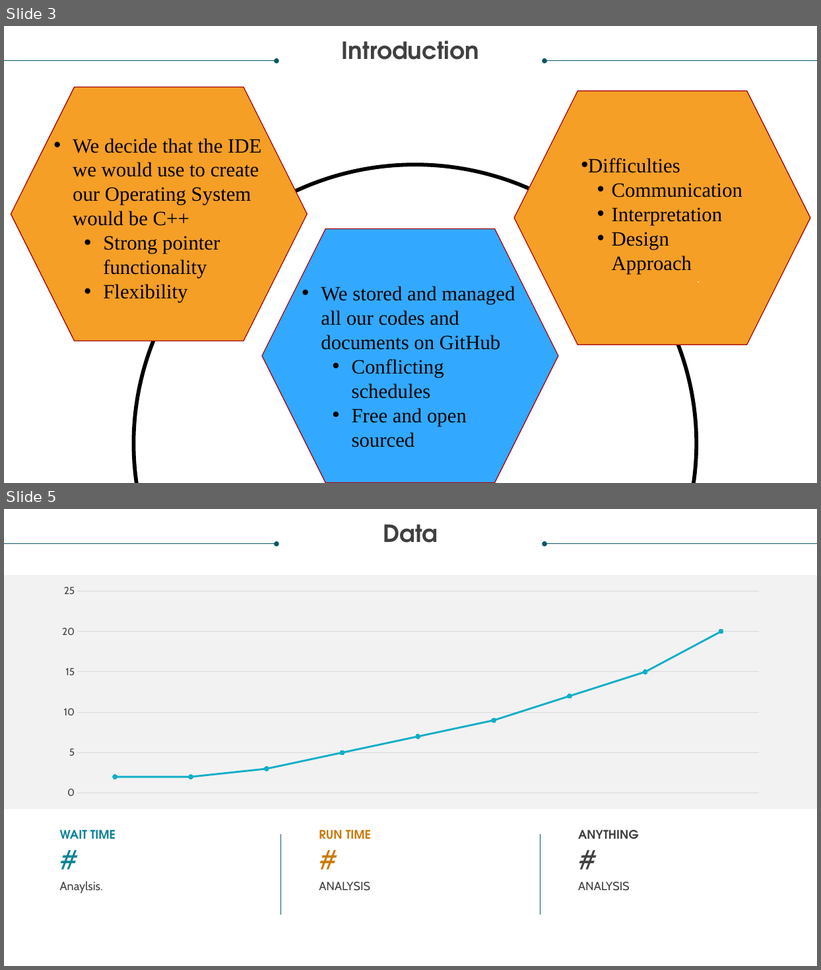
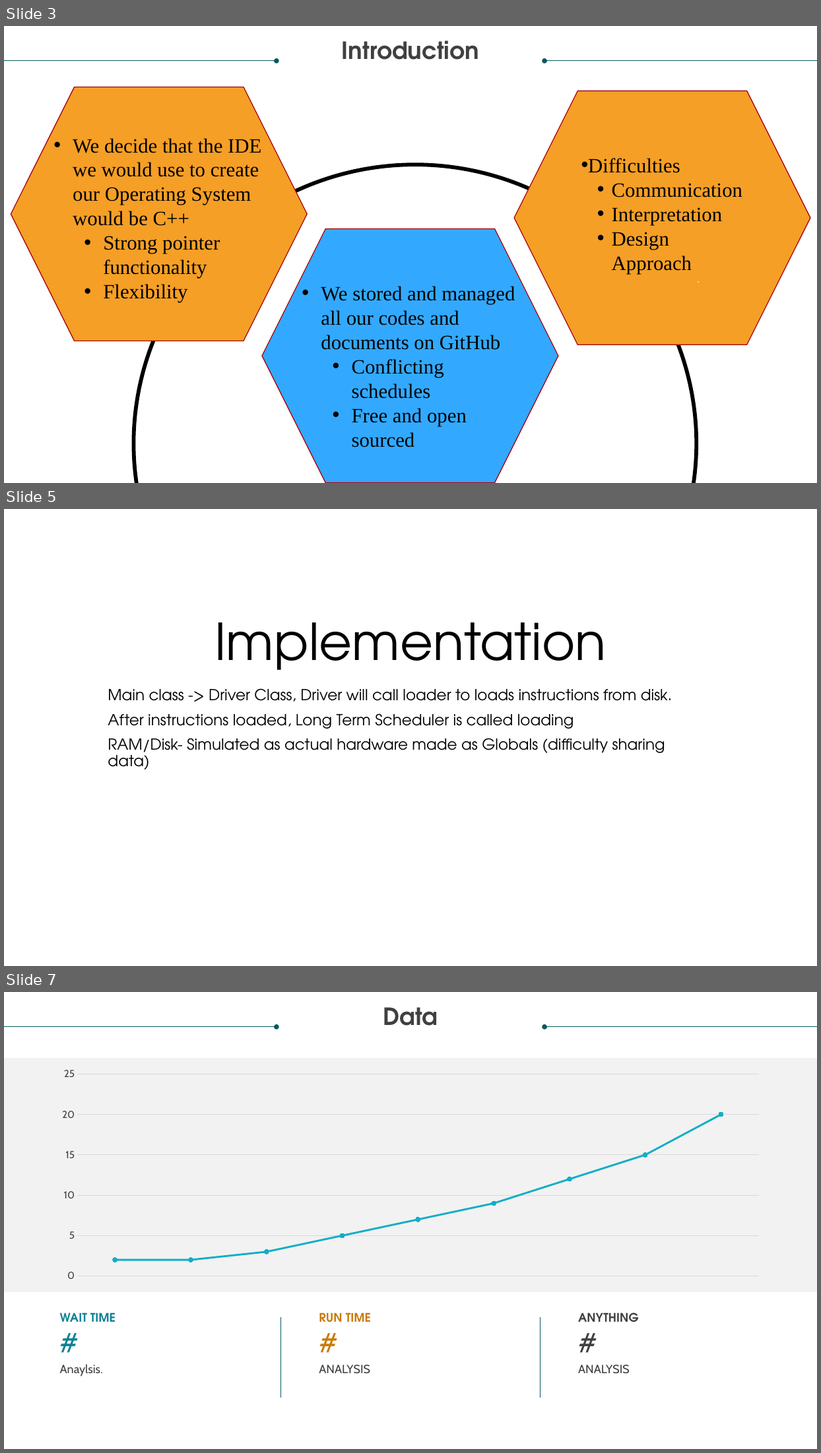
Before and after one commit to Rickyv30/CS-3502-Project, a slide deck: DoorsOS.pptx. Shown one above the other, each under a label of ours: slides 3 and 5 before the commit, slides 3, 5 and 7 after it; the slides between them are not shown. The pictures are 821x970 and 821x1453 pixels, drawn with LibreOffice and Linux fonts; fonts in the diff are those of the drawing. Boxes give left, top, right and bottom in pixels: in the first picture for what was removed or moved away, otherwise in the second. Text is boxed around its words. In the diff, an @@ line names an element or a change of style, - is before the commit and + after.

```diff
--- a/DoorsOS.pptx
+++ b/DoorsOS.pptx
@@ slide 5 added at (4,509,817,966), background #FFFFFF @@
@@ title added at (215,623,607,670), 60 pt, text #000000 @@
+Implementation
@@ subtitle added at (108,689,672,770), 18 pt, text #000000 @@
+Main class -> Driver Class, Driver will call loader to loads instructions from disk.
+After instructions loaded, Long Term Scheduler is called loading
+RAM/Disk- Simulated as actual hardware made as Globals (difficulty sharing data)
@@ what was slide 5 is now slide 7 @@
```
Also in this commit, not shown: 1 slide changed, 1 other slide added, 1 other file.
